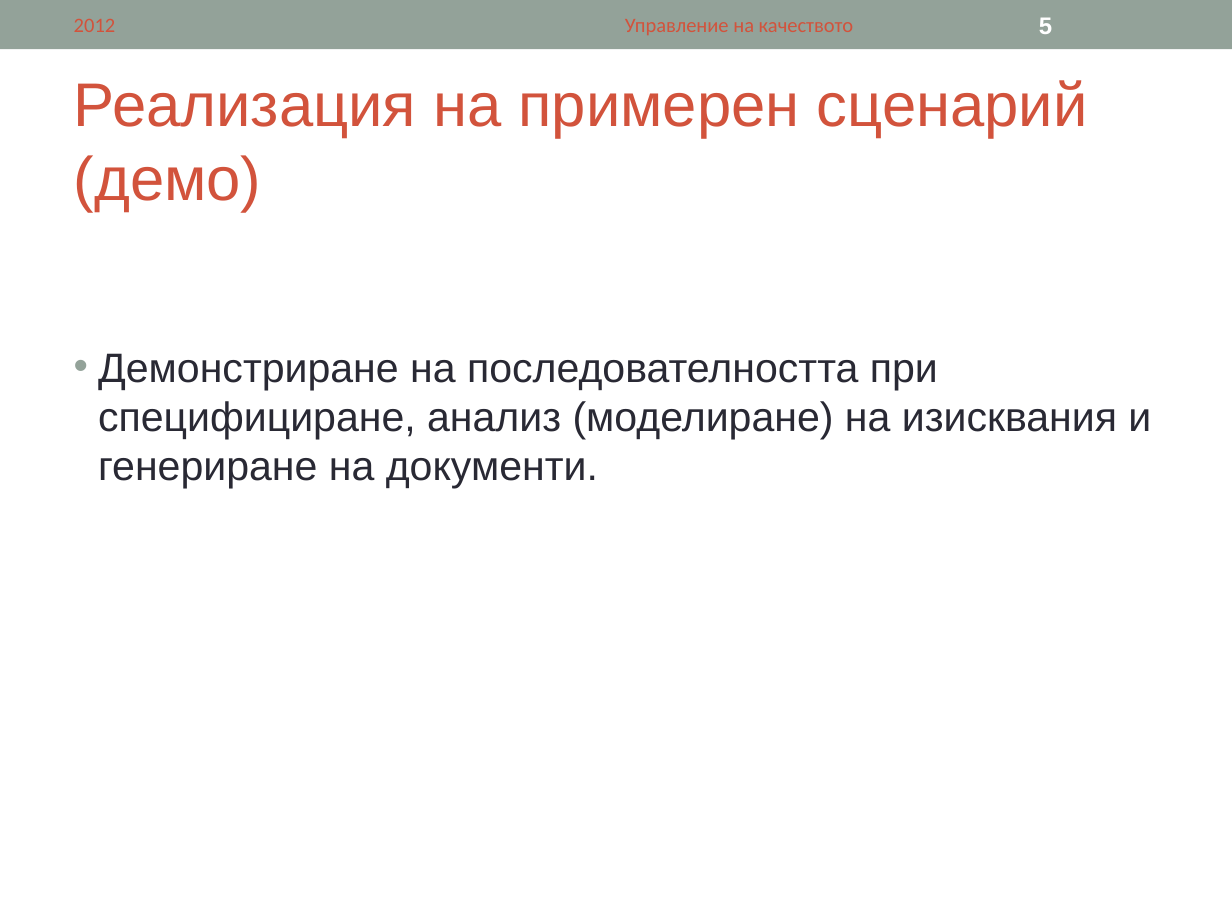
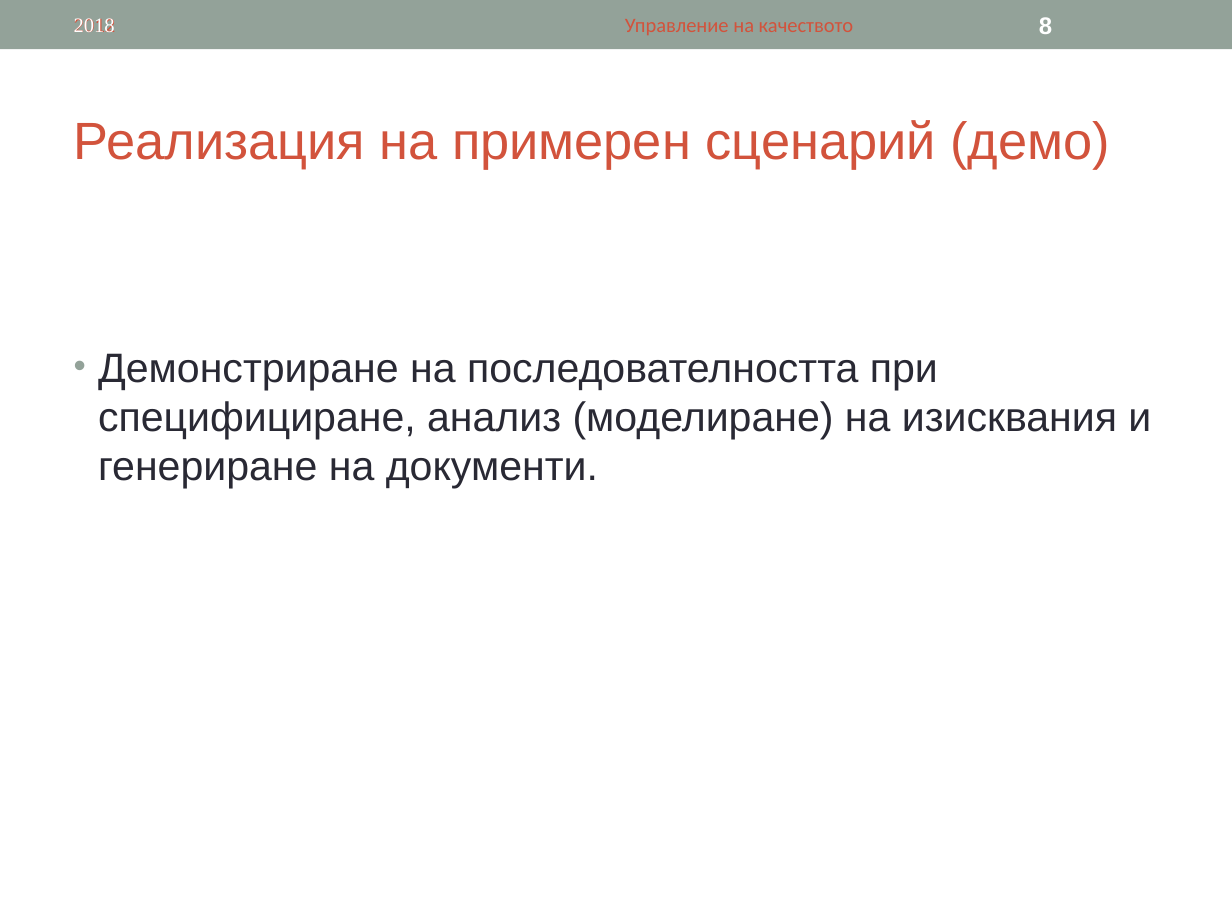
Before and after one commit to tsetsoo/ASIProject, a slide deck: slide 8 of OneDesk.ppt (slide 5 before the commit). Drawn at 1232x924 pixels with LibreOffice and Linux fonts; fonts in the diff are those of the drawing. Boxes give left, top, right and bottom in pixels: in the first picture for what was removed or moved away, otherwise in the second. Text is boxed around its words. In the diff, an @@ line names an element or a change of style, - is before the commit and + after.

```diff
--- a/OneDesk.ppt
+++ b/OneDesk.ppt
@@ text added at box(74, 18, 115, 32), 12 pt, text #FFFFFF @@
+2018
@@ page number at box(1039, 17, 1052, 34): text changed @@
-5
+8
@@ text "Реализация на примерен сценарий (демо)" at box(74, 120, 1110, 169): size 36 to 30.6 pt @@
```
Also in this commit, not shown: 6 other slides changed, 3 slides added.
